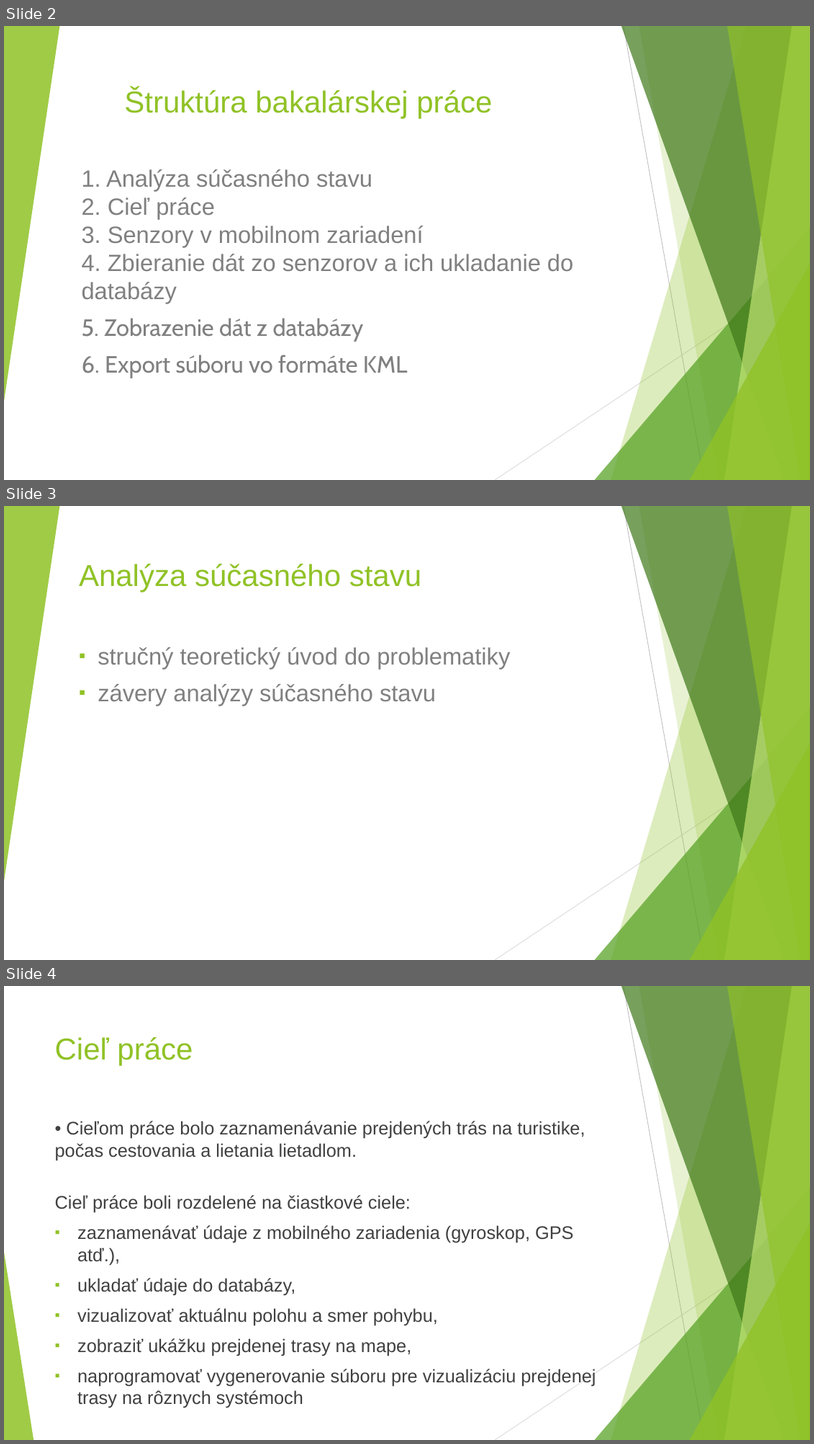
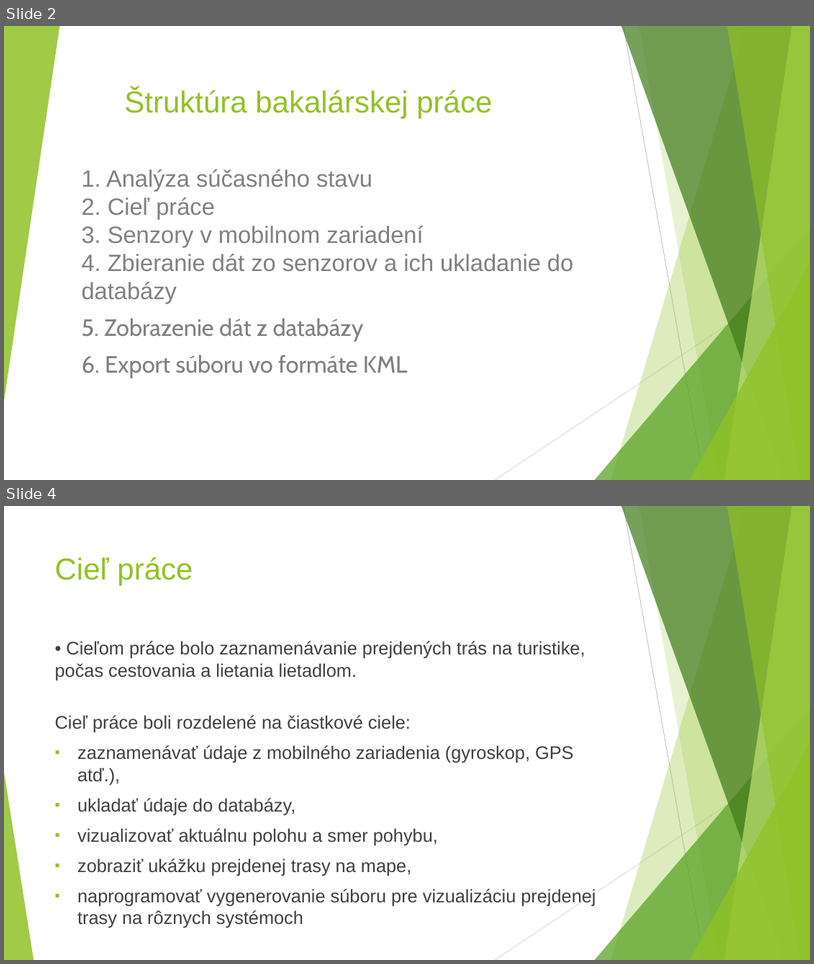
Before and after one commit to gameblaer/zaverecna_praca_bc, a slide deck: Prezentacia_Vrták_Martin.pptx. Shown one above the other, each under a label of ours: slides 2, 3 and 4 before the commit, slides 2 and 4 after it; the slides between them are not shown. The pictures are 814x1444 and 814x964 pixels, drawn with LibreOffice and Linux fonts; fonts in the diff are those of the drawing. Boxes give left, top, right and bottom in pixels: in the first picture for what was removed or moved away, otherwise in the second. Text is boxed around its words. In the diff, an @@ line names an element or a change of style, - is before the commit and + after.

```diff
--- a/Prezentacia_Vrták_Martin.pptx
+++ b/Prezentacia_Vrták_Martin.pptx
@@ slide 3 removed at (4, 506, 810, 960), background #FFFFFF; not listed: 10 template elements that a slide beside it also shows @@
@@ title removed at (79, 564, 422, 592) @@
-Analýza súčasného stavu
@@ subtitle removed at (98, 647, 510, 705) @@
-▪ stručný teoretický úvod do problematiky
-▪ závery analýzy súčasného stavu
```
Also in this commit, not shown: 3 slides changed, 2 slides added.
